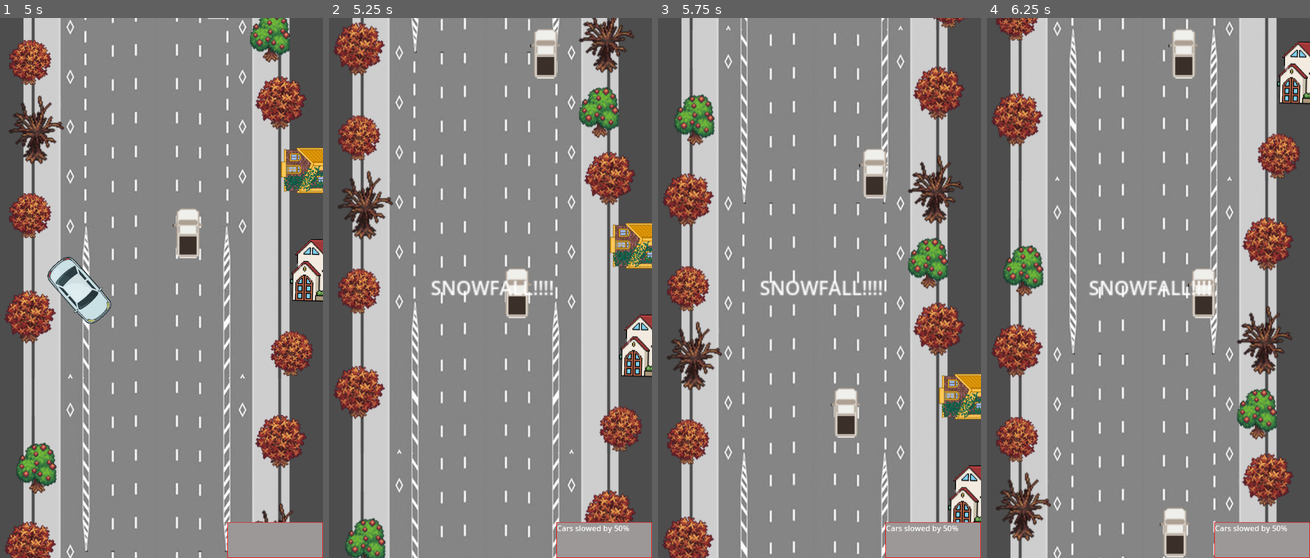
Above: before the commit, frames 1-4 (left to right).
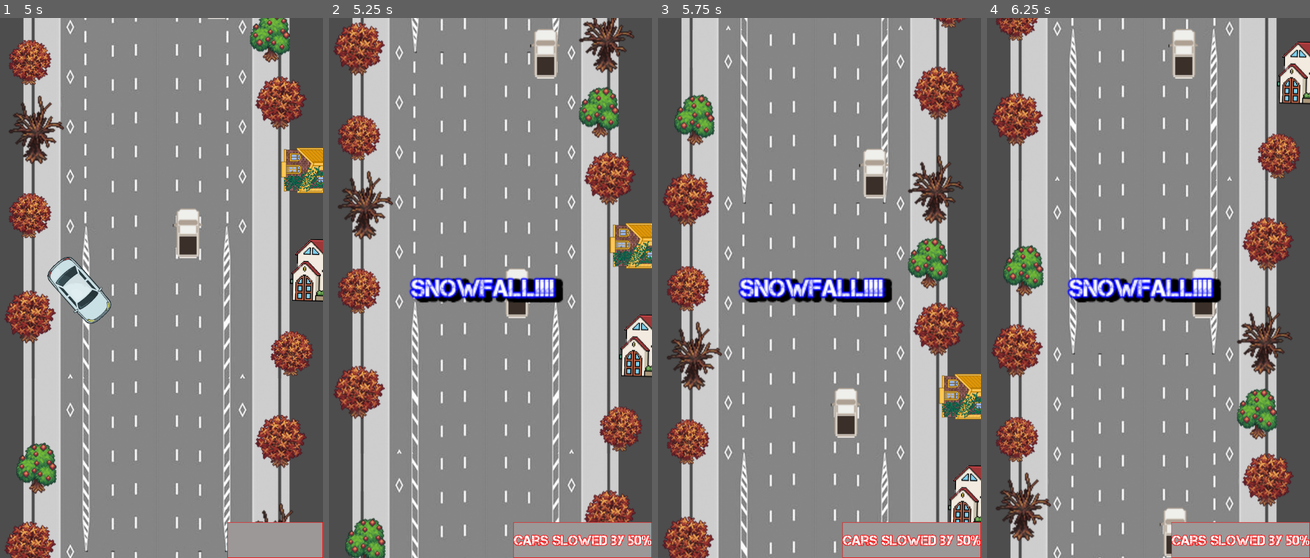
Above: after the commit, the same moments.

Repository: Zanzigzan/ChaosHacks-2024
Game: Godot game, scene res://main.tscn
Two runs of this game, one before a commit and one after it. Both use one fixed random seed, a clock stepped at 60 frames per second and the inputs below.
Inputs:
- Up to frame 1 (5 s): hold Right (ui_right) 0.53-1.28 s; hold Down (ui_down) 1.28-2.03 s; hold Right (ui_right) 2.03-2.78 s; hold Up (ui_up) 2.78-3.53 s; hold Left (ui_left) from 3.53 s (still down)
- Up to frame 2 (5.25 s): release Left (ui_left) at 5.03 s; hold Down (ui_down) from 5.03 s (still down)
- Up to frame 3 (5.75 s): keep holding Down (ui_down)
- Up to frame 4 (6.25 s): release Down (ui_down) at 5.78 s; hold Right (ui_right) from 5.78 s (still down)

Frame 1 is identical in both runs. In frame 2, 3.0% of the frame differs, in the area x 24-100%, y 48-100%; in frame 3, 3.0%; in frame 4, 3.2%.

Commit message:
Test font and new design

Diff:
--- a/events_msgs.gd
+++ b/events_msgs.gd
@@ -21,5 +21,6 @@
 	$msgTimer.start()
 
 
+
 func _on_msg_timer_timeout():
 	$eventTitle.hide()
--- a/events_msgs.tscn
+++ b/events_msgs.tscn
@@ -1,6 +1,16 @@
-[gd_scene load_steps=3 format=3 uid="uid://r0qe4ipkl5k"]
+[gd_scene load_steps=6 format=3 uid="uid://r0qe4ipkl5k"]
 
 [ext_resource type="Script" path="res://events_msgs.gd" id="1_kk1pc"]
+[ext_resource type="FontFile" uid="uid://bkatl2ug4shvr" path="res://font/Capture it.ttf" id="2_21dwv"]
+
+[sub_resource type="LabelSettings" id="LabelSettings_eoahg"]
+font = ExtResource("2_21dwv")
+font_size = 20
+outline_size = 5
+outline_color = Color(0, 0, 1, 1)
+shadow_size = 10
+shadow_color = Color(0, 0, 0, 1)
+shadow_offset = Vector2(5, 2)
 
 [sub_resource type="StyleBoxFlat" id="StyleBoxFlat_8anwt"]
 bg_color = Color(0.611765, 0.596078, 0.596078, 1)
@@ -10,23 +20,32 @@
 border_width_bottom = 1
 border_color = Color(0.980392, 0, 0, 1)
 
+[sub_resource type="LabelSettings" id="LabelSettings_pannd"]
+font = ExtResource("2_21dwv")
+font_size = 29
+outline_size = 5
+outline_color = Color(1, 0, 0, 1)
+shadow_size = 5
+
 [node name="Events Msgs" type="CanvasLayer"]
 script = ExtResource("1_kk1pc")
 
 [node name="eventTitle" type="Label" parent="."]
-anchors_preset = 8
-anchor_left = 0.5
+anchors_preset = -1
+anchor_left = 0.496
 anchor_top = 0.5
-anchor_right = 0.5
+anchor_right = 0.496
 anchor_bottom = 0.5
-offset_left = -97.0
+offset_left = -346.2
 offset_top = -30.0
-offset_right = -26.0
+offset_right = -69.2
 offset_bottom = -7.0
 grow_horizontal = 2
 grow_vertical = 2
 scale = Vector2(2.5, 2.5)
 size_flags_horizontal = 4
+label_settings = SubResource("LabelSettings_eoahg")
+horizontal_alignment = 1
 
 [node name="eventDescription" type="Label" parent="."]
 anchors_preset = 3
@@ -39,6 +58,9 @@
 grow_horizontal = 0
 grow_vertical = 0
 theme_override_styles/normal = SubResource("StyleBoxFlat_8anwt")
+label_settings = SubResource("LabelSettings_pannd")
+horizontal_alignment = 1
+vertical_alignment = 1
 
 [node name="msgTimer" type="Timer" parent="."]
 wait_time = 2.0
--- a/main.gd
+++ b/main.gd
@@ -39,6 +39,7 @@
 		$EventsMsgs.show_message("RICHMOND DRIVER!!!!", "BE AWARE!!!")
 		countEvent += 1
 	elif countEvent == 2:
-		$EventsMsgs.show_message("CAUTION: ACIDENT AHEAD", "Transit!")
+		$EventsMsgs.show_message("ACIDENT AHEAD", "Transit!")
+		countEvent += 1
 	else:
 		$EventsMsgs.show_message("SNOW AND RICHMOND DRIVER!!!!", "CHAOOOS!!!")
Binary file added: font/Capture it.ttf
Not shown, added: font/Capture it.ttf.import
Not shown, added: font/license1.txt
